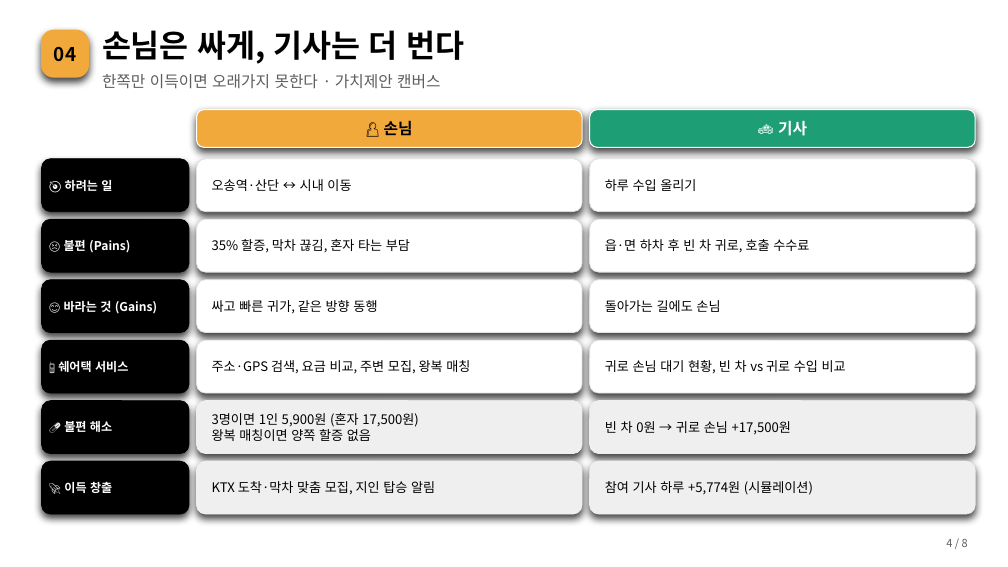
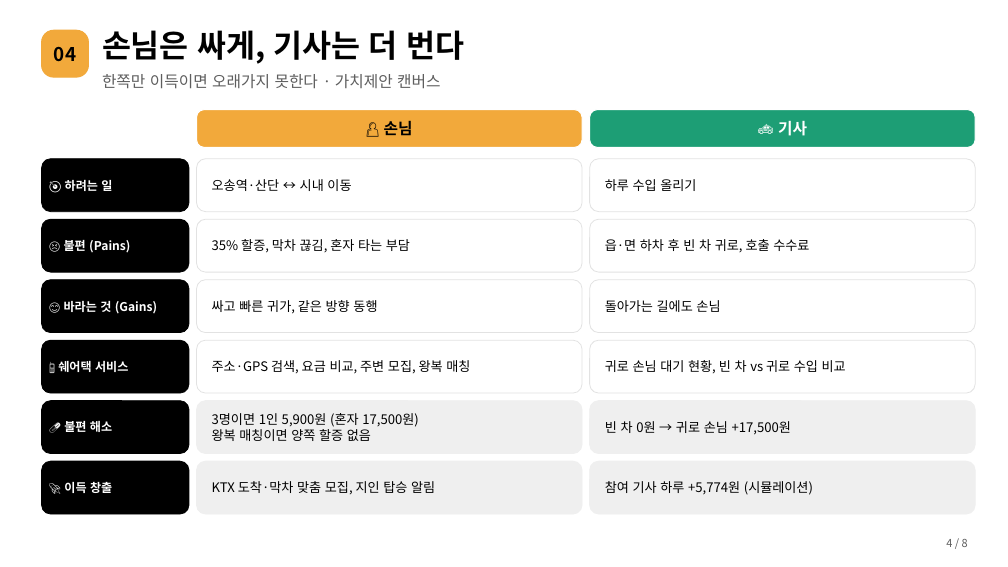
Before and after one commit to gysosm-glitch/TAXI, a slide deck: slide 4 of presentation/쉐어택_발표_v3.pptx. Drawn at 1008x567 pixels with LibreOffice and Linux fonts; fonts in the diff are those of the drawing; background and template pictures are left out. Boxes give left, top, right and bottom in pixels: in the first picture for what was removed or moved away, otherwise in the second. Text is boxed around its words. In the diff, an @@ line names an element or a change of style, - is before the commit and + after.

```diff
--- a/presentation/쉐어택_발표_v3.pptx
+++ b/presentation/쉐어택_발표_v3.pptx
@@ shadow off in 21 elements at [42,30,88,77], [197,110,582,147], [590,110,975,147], [42,159,189,212], [197,159,582,212], [590,159,975,212], [42,219,189,272], [197,219,582,272], [590,219,975,272], [42,280,189,333], [197,280,582,333], [590,280,975,333], [42,340,189,393], [197,340,582,393], [590,340,975,393], [42,401,189,454], [197,401,582,454], [590,401,975,454], [42,461,189,514], [197,461,582,514], [590,461,975,514] @@
```
Also in this commit, not shown: 7 other slides changed, 1 other file.
